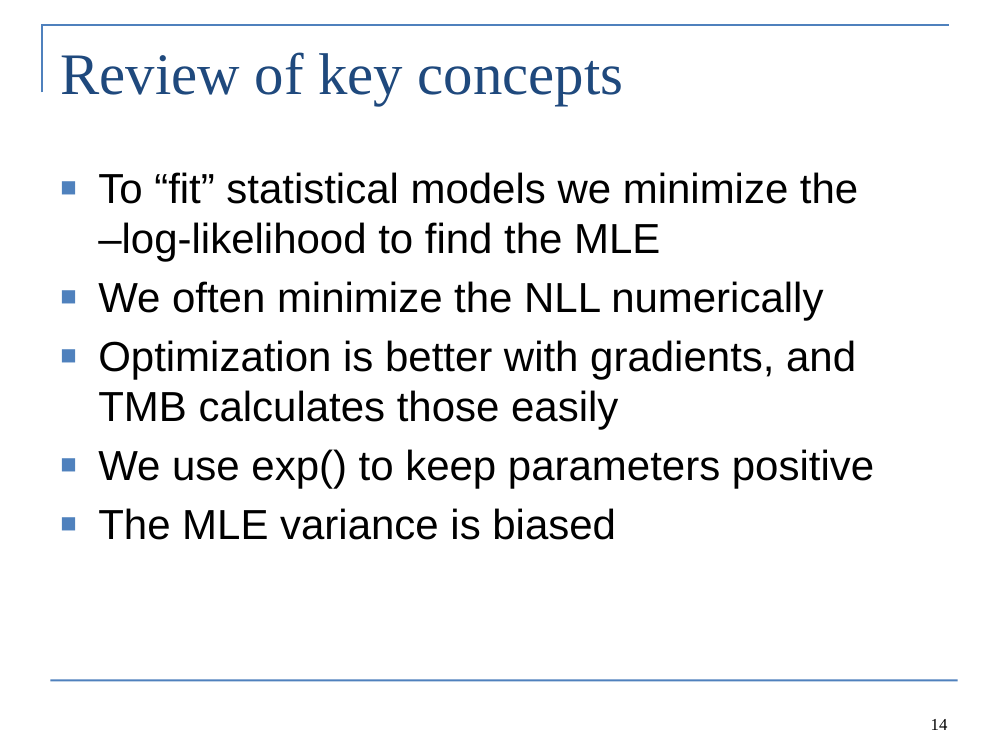
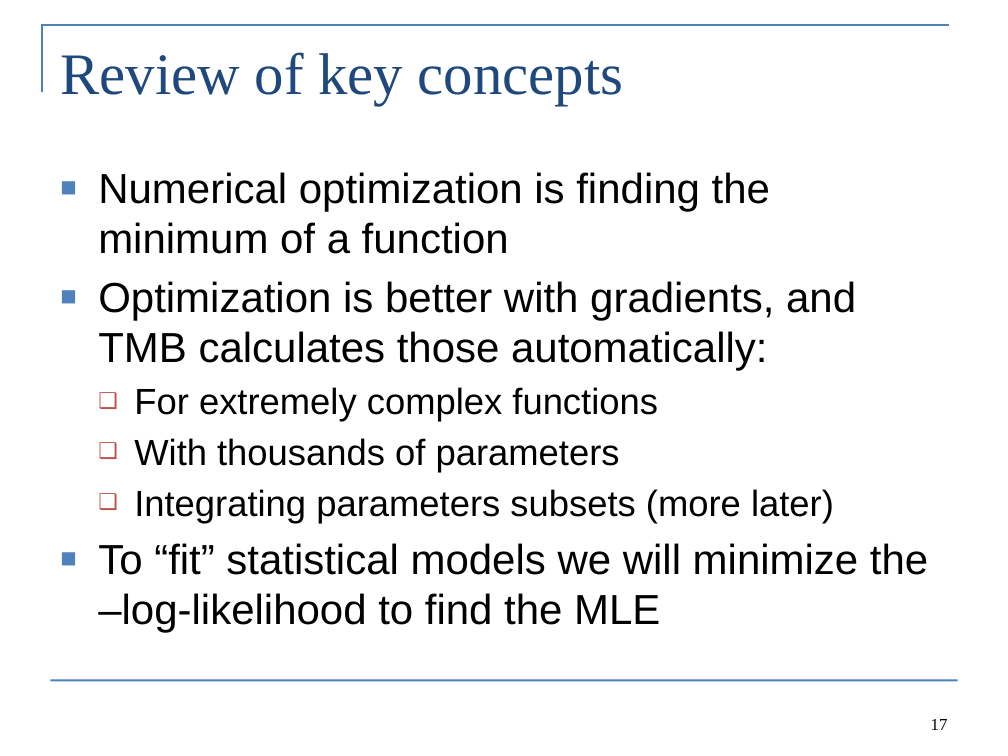
Before and after one commit to Cole-Monnahan-NOAA/tmb_workshop, a slide deck: slide 17 of day1/lecture1_optimization_eng.pptx (slide 14 before the commit). Drawn at 1008x756 pixels with LibreOffice and Linux fonts; fonts in the diff are those of the drawing. Boxes give left, top, right and bottom in pixels: in the first picture for what was removed or moved away, otherwise in the second. Text is boxed around its words. In the diff, an @@ line names an element or a change of style, - is before the commit and + after.

```diff
--- a/day1/lecture1_optimization_eng.pptx
+++ b/day1/lecture1_optimization_eng.pptx
@@ text at box(98, 172, 928, 633): text changed @@
-■ To “fit” statistical models we minimize the
-  –log-likelihood to find the MLE
-■ We often minimize the NLL numerically
-■ Optimization is better with gradients, and TMB calculates those easily
-■ We use exp() to keep parameters positive
-■ The MLE variance is biased
+■ Numerical optimization is finding the minimum of a function
+■ Optimization is better with gradients, and TMB calculates those automatically:
+  ❑ For extremely complex functions
+  ❑ With thousands of parameters
+  ❑ Integrating parameters subsets (more later)
+■ To “fit” statistical models we will minimize the
+  –log-likelihood to find the MLE
@@ page number at box(931, 719, 948, 730): text changed @@
-14
+17
```
Also in this commit, not shown: 4 other slides changed, 3 slides added, 5 other files.
